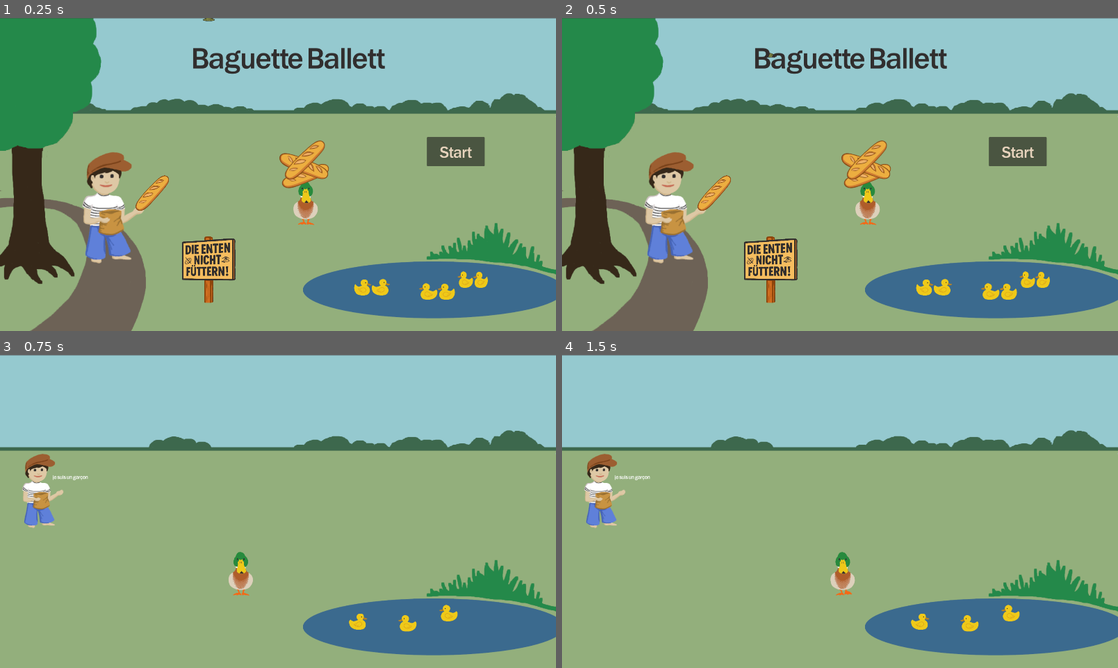
Above: before the commit, frames 1-4 (two rows, left to right).
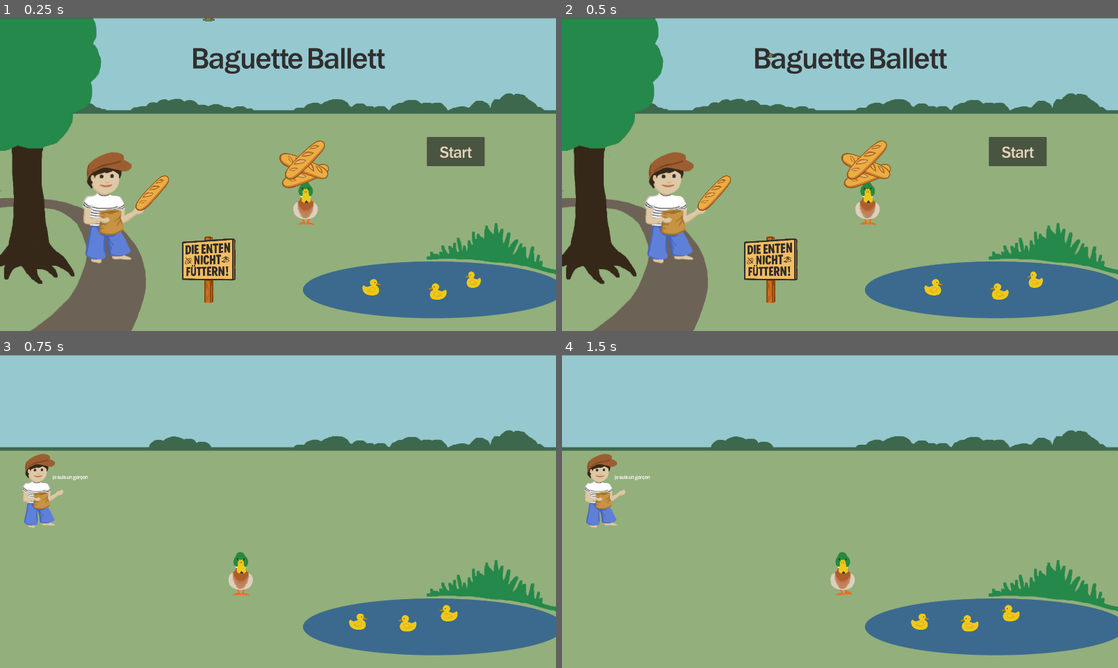
Above: after the commit, the same moments.

Repository: baguette-ballett/baguette-ballett
Game: Godot game, scene res://scenes/intro/intro.tscn
Same seed, same stepped clock (60 frames per second), same inputs: the game is played once before the commit and once after it.
Inputs:
- Up to frame 1 (0.25 s): no input
- Up to frame 2 (0.5 s): no input
- Up to frame 3 (0.75 s): click "Start" at 0.5 s
- Up to frame 4 (1.5 s): tap Enter (ui_accept) at 1.25 s; hold Right (ui_right) from 1.28 s (still down)

The runs differ from the first frame. In frame 1, 0.6% of the frame differs, in the area x 63-88%, y 80-90%; in frame 2, 0.6%; in frame 3, nothing differs; in frame 4, nothing differs.

Commit message:
Fix duplicate ducks on intro

Diff:
--- a/scenes/intro/intro.tscn
+++ b/scenes/intro/intro.tscn
@@ -17,6 +17,72 @@
 [sub_resource type="Shortcut" id="Shortcut_1rrv8"]
 
 [sub_resource type="CircleShape2D" id="CircleShape2D_ir5dn"]
+
+[sub_resource type="AtlasTexture" id="AtlasTexture_kfk32"]
+atlas = ExtResource("13_kfk32")
+region = Rect2(0, 0, 128, 112)
+
+[sub_resource type="AtlasTexture" id="AtlasTexture_2ypwg"]
+atlas = ExtResource("13_kfk32")
+region = Rect2(128, 0, 128, 112)
+
+[sub_resource type="SpriteFrames" id="SpriteFrames_14p5w"]
+animations = [{
+"frames": [{
+"duration": 1.0,
+"texture": SubResource("AtlasTexture_kfk32")
+}, {
+"duration": 1.0,
+"texture": SubResource("AtlasTexture_2ypwg")
+}],
+"loop": true,
+"name": &"default",
+"speed": 5.0
+}]
+
+[sub_resource type="AtlasTexture" id="AtlasTexture_xyqjm"]
+atlas = ExtResource("13_kfk32")
+region = Rect2(0, 0, 128, 112)
+
+[sub_resource type="AtlasTexture" id="AtlasTexture_jbxqg"]
+atlas = ExtResource("13_kfk32")
+region = Rect2(128, 0, 128, 112)
+
+[sub_resource type="SpriteFrames" id="SpriteFrames_hs2o6"]
+animations = [{
+"frames": [{
+"duration": 1.0,
+"texture": SubResource("AtlasTexture_xyqjm")
+}, {
+"duration": 1.0,
+"texture": SubResource("AtlasTexture_jbxqg")
+}],
+"loop": true,
+"name": &"default",
+"speed": 5.0
+}]
+
+[sub_resource type="AtlasTexture" id="AtlasTexture_ivhsj"]
+atlas = ExtResource("13_kfk32")
+region = Rect2(0, 0, 128, 112)
+
+[sub_resource type="AtlasTexture" id="AtlasTexture_pykff"]
+atlas = ExtResource("13_kfk32")
+region = Rect2(128, 0, 128, 112)
+
+[sub_resource type="SpriteFrames" id="SpriteFrames_ixtfl"]
+animations = [{
+"frames": [{
+"duration": 1.0,
+"texture": SubResource("AtlasTexture_ivhsj")
+}, {
+"duration": 1.0,
+"texture": SubResource("AtlasTexture_pykff")
+}],
+"loop": true,
+"name": &"default",
+"speed": 5.0
+}]
 
 [node name="Intro" type="Node2D"]
 script = ExtResource("1_8twl8")
@@ -95,18 +161,18 @@
 text = "Baguette Ballett"
 metadata/_edit_use_anchors_ = true
 
-[node name="Duckling1" type="Sprite2D" parent="."]
+[node name="Duckling1" type="AnimatedSprite2D" parent="."]
 position = Vector2(1283, 929)
 scale = Vector2(0.5, 0.5)
-texture = ExtResource("13_kfk32")
+sprite_frames = SubResource("SpriteFrames_14p5w")
 flip_h = true
 
-[node name="Duckling2" type="Sprite2D" parent="."]
+[node name="Duckling2" type="AnimatedSprite2D" parent="."]
 position = Vector2(1634, 903)
 scale = Vector2(0.421875, 0.5)
-texture = ExtResource("13_kfk32")
+sprite_frames = SubResource("SpriteFrames_hs2o6")
 
-[node name="Duckling3" type="Sprite2D" parent="."]
+[node name="Duckling3" type="AnimatedSprite2D" parent="."]
 position = Vector2(1511, 944)
 scale = Vector2(0.5, 0.5)
-texture = ExtResource("13_kfk32")
+sprite_frames = SubResource("SpriteFrames_ixtfl")
Not shown: 1 places in scenes/intro/intro.tscn that only renumber resources
